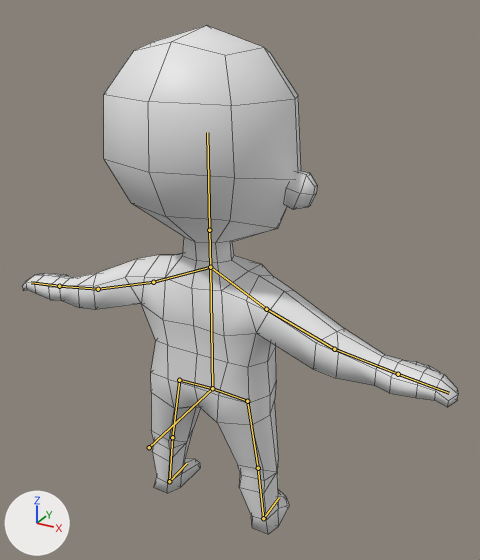
Two versions of the Blender file work/blender/character.blend, one commit apart.
Both versions are drawn from a camera (50 mm lens) standing at (1.002, -1.632, 1.731) and looking at (0.079, 0.046, 0.892). The axes (+X, +Y, +Z) are drawn at lower left. The lights are the same throughout. The bones that bend it are drawn over the model as lines. Mesh edges are drawn as thin lines.

In view in the first picture: 'nude'.
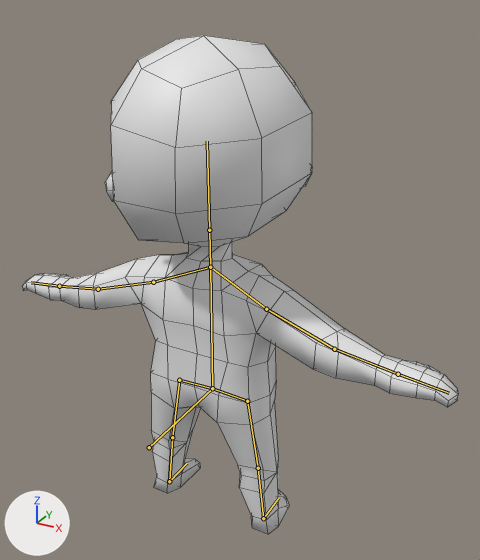
The newer file adds an action. The first version stands in its rest pose; the second is drawn at frame 30 of the action 'Action'.

Pixel boxes [x1, y1, x2, y2] of what changed, in the pictures (480 x 560 px):
'nude', posed
    before: [22, 25, 458, 534]
    after: [22, 36, 458, 534]
bone 'Head', root to tip
    before: (209, 230) to (207, 132)
    after: (209, 230) to (207, 141)

The change in detail:
Bone 'Head' (bone_head) moves from (0.0, 0.0, 0.0) to (-0.127, -0.032, -0.224).
Bone 'Head' (bone_head) turns from (0, 0, 0) to (-24, 58, -13) degrees about its own x, y and z.
